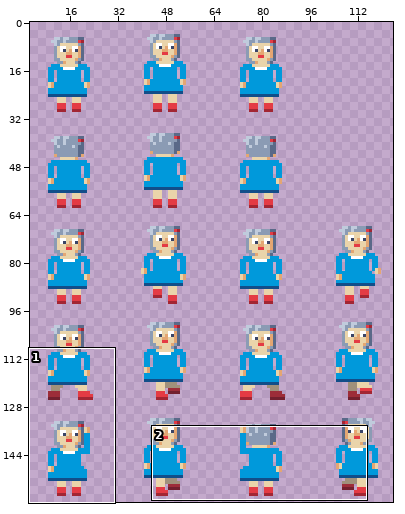
Edited in one commit: pixel-art file (assets/textures/characters/lavatanssija_naaras_32.aseprite). Above: a wide view before the commit, with the close-up outlined.
Close-up. As it was:
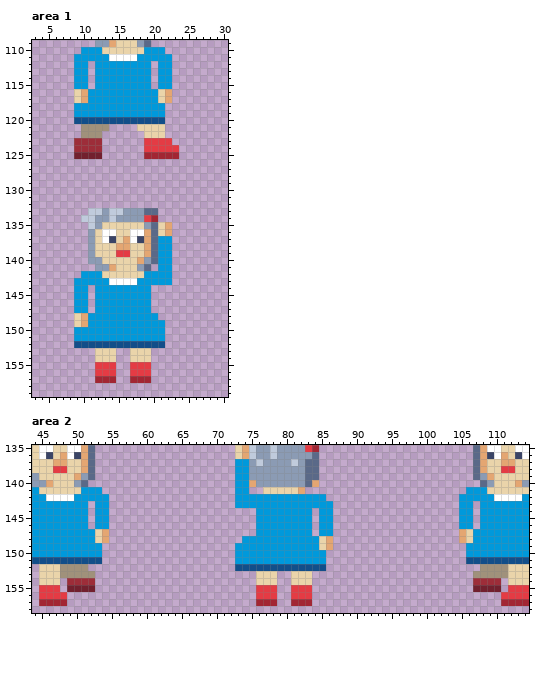
128x160 pixels, 1 frame. Shown: area 1: x 3..30, y 109..159; area 2: x 44..114, y 135..158. The wide view leaves out empty margins. The commit also changed other parts of the picture, which this record leaves out.
New version:
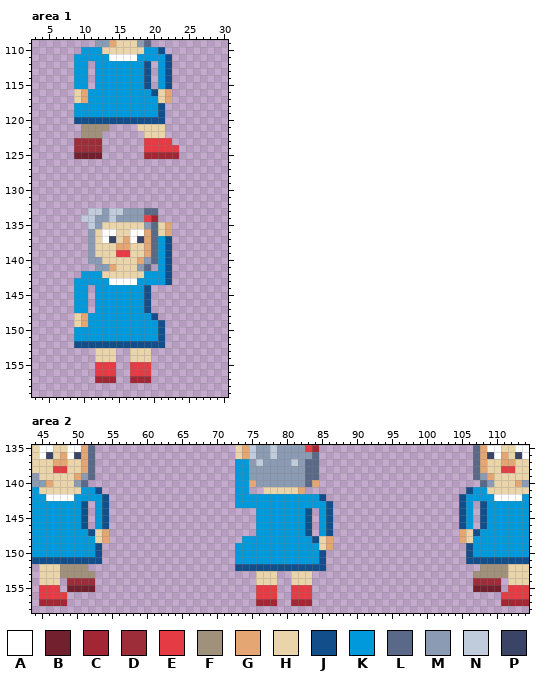
Palette (. is transparent): A #ffffff  B #72202e  C #a22633  D #9d2d39  E #e43b44  F #a0917b  G #e4a672  H #ead4aa  J #124e89  K #0099db  L #5a6988  M #8b9bb4  N #c0cbdc  P #3a4466
From old to new:
Area 1:
Colour J replaces colour K in row 110 at x 21; in row 111 at x 22; in rows 112 to 115 at x 19 and 22; in row 116 at x 20; in rows 118 to 119 at x 21; in rows 137 to 143 at x 22.
Colour J replaces colour K in rows 144 to 147 at x 19; in row 148 at x 20; in rows 149 to 151 at x 21.
Area 2:
Colour J replaces colour K in row 141 at x 53 and 106; in row 142 at x 54, 85 and 105; in row 143 at x 51, 54, 86, 105 and 108; in rows 144 to 146 at x 51, 54, 83, 86, 105 and 108; in row 147 at x 52, 83, 86 and 107; in row 148 at x 84.
Colour J replaces colour K in row 149 at x 53 and 106; in row 150 at x 53, 85 and 106; in row 151 at x 85.
Boxes around the changes in both close-ups, in picture pixels (x1, y1, x2, y2):
changed: (144, 47, 172, 117)
changed: (144, 236, 172, 341)
changed: (81, 487, 109, 557)
changed: (459, 487, 487, 557)
changed: (305, 494, 333, 564)
